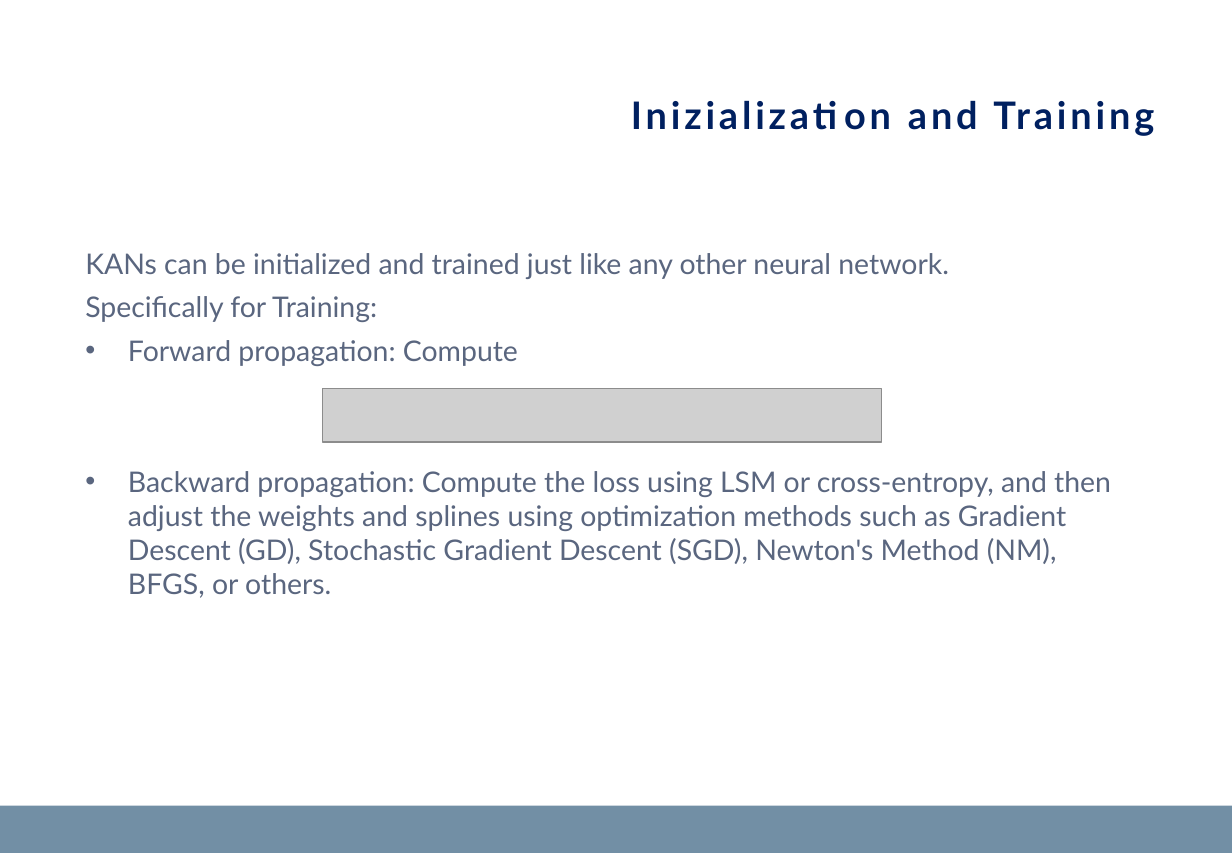
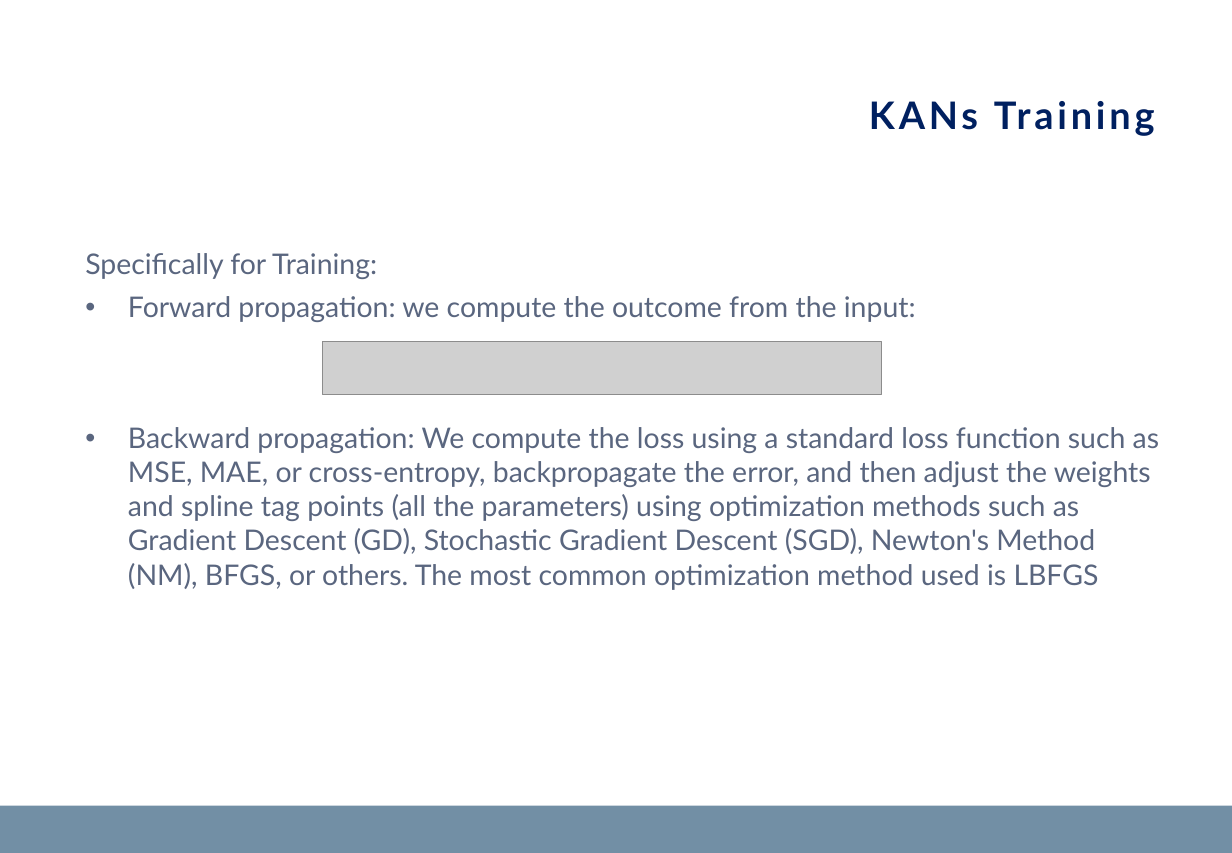
Before and after one commit to matteopasqual02/KAN-naml, a slide deck: slide 11 of KANs_presentation.pptx. Drawn at 1232x853 pixels with LibreOffice and Linux fonts; fonts in the diff are those of the drawing; grey boxes stand for pictures; background and template pictures are left out. Boxes give left, top, right and bottom in pixels: in the first picture for what was removed or moved away, otherwise in the second. Text is boxed around its words. In the diff, an @@ line names an element or a change of style, - is before the commit and + after.

```diff
--- a/KANs_presentation.pptx
+++ b/KANs_presentation.pptx
@@ text at [85, 253, 949, 279]: paragraph removed @@
-KANs can be initialized and trained just like any other neural network.
@@ title at [272, 253, 377, 279]: text changed @@
-Inizialization and Training
+KANs Training
@@ text at [128, 296, 1159, 590]: text changed @@
-• Forward propagation: Compute
-• Backward propagation: Compute the loss using LSM or cross-entropy, and then adjust the weights and splines using optimization methods such as Gradient Descent (GD), Stochastic Gradient Descent (SGD), Newton's Method (NM), BFGS, or others.
+• Forward propagation: we compute the outcome from the input:
+• Backward propagation: We compute the loss using a standard loss function such as MSE, MAE, or cross-entropy, backpropagate the error, and then adjust the weights and spline tag points (all the parameters) using optimization methods such as Gradient Descent (GD), Stochastic Gradient Descent (SGD), Newton's Method (NM), BFGS, or others. The most common optimization method used is LBFGS
@@ picture: place and size @@
-picture at [322, 389, 882, 443]
+picture at [322, 341, 882, 395]
```
Also in this commit, not shown: 9 other slides changed, 1 slide added, 2 other files.
